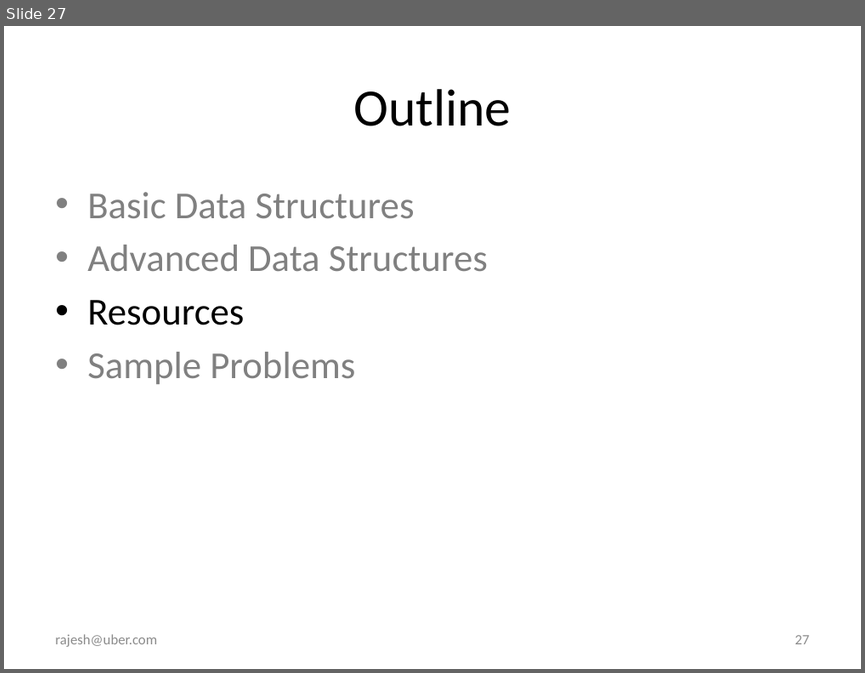
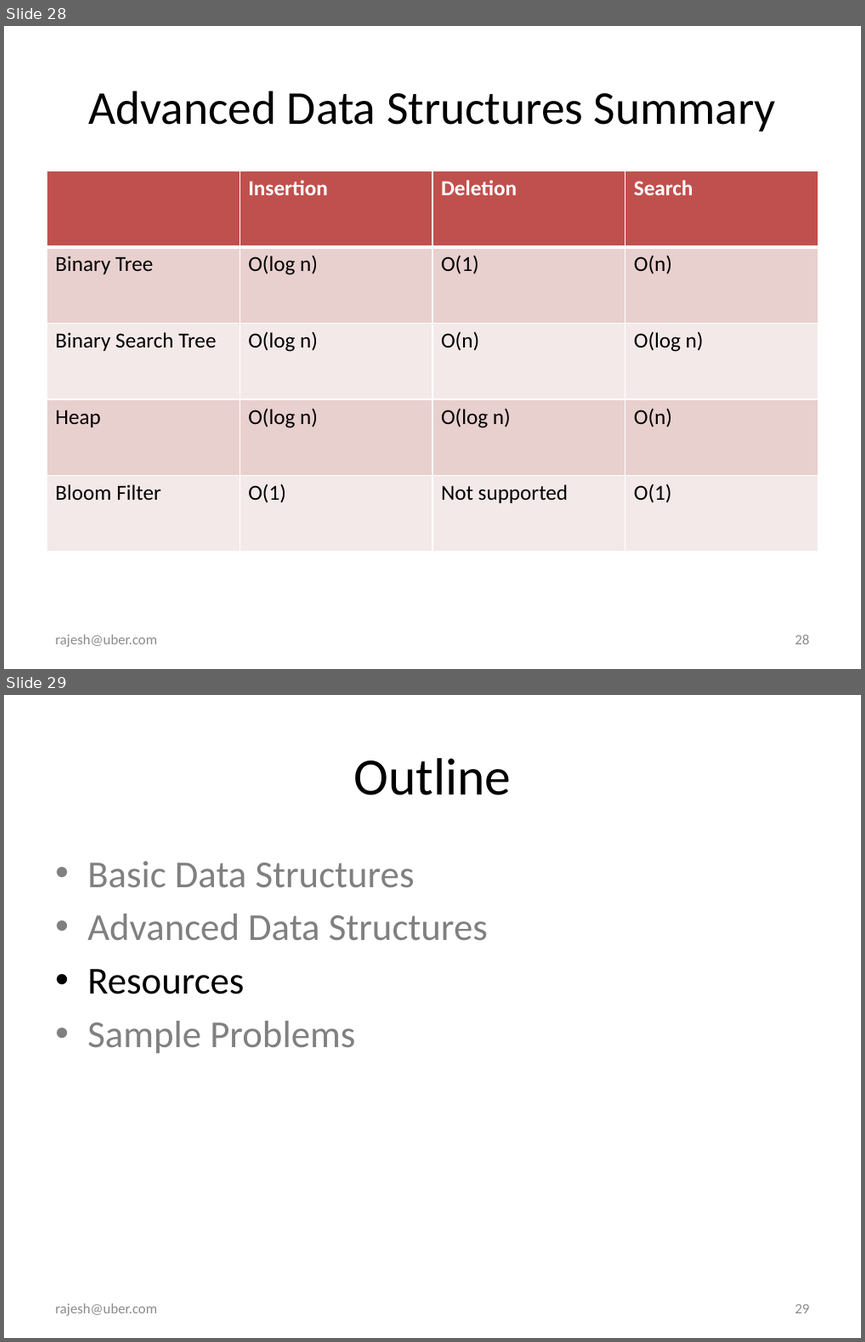
Before and after one commit to rajeshcs/jstalk, a slide deck: JavascriptDS.pptx. Shown one above the other, each under a label of ours: slide 27 before the commit, slides 28 and 29 after it. The pictures are 865x673 and 865x1342 pixels, drawn with LibreOffice and Linux fonts; fonts in the diff are those of the drawing. Boxes give left, top, right and bottom in pixels: in the first picture for what was removed or moved away, otherwise in the second. Text is boxed around its words. In the diff, an @@ line names an element or a change of style, - is before the commit and + after.

Commit message:
Summary Tables

```diff
--- a/JavascriptDS.pptx
+++ b/JavascriptDS.pptx
@@ slide 28 added at [4, 26, 861, 669], background #FFFFFF @@
@@ title added at [88, 91, 776, 131], 39.6 pt, text #000000 @@
+Advanced Data Structures Summary
@@ table added at [46, 170, 818, 551], 5 rows, 4 columns @@
+ | Insertion | Deletion | Search
+Binary Tree | O(log n) | O(1) | O(n)
+Binary Search Tree | O(log n) | O(n) | O(log n)
+Heap | O(log n) | O(log n) | O(n)
+Bloom Filter | O(1) | Not supported | O(1)
@@ text added at [55, 634, 157, 646], 12 pt, text #8C8C8C @@
+rajesh@uber.com
@@ page number added at [794, 634, 809, 644], 12 pt, text #8C8C8C @@
+28
@@ what was slide 27 is now slide 29 @@
@@ page number at [794, 1304, 809, 1313]: text changed @@
-27
+29
```
Also in this commit, not shown: 4 slides changed, 1 other slide added.
